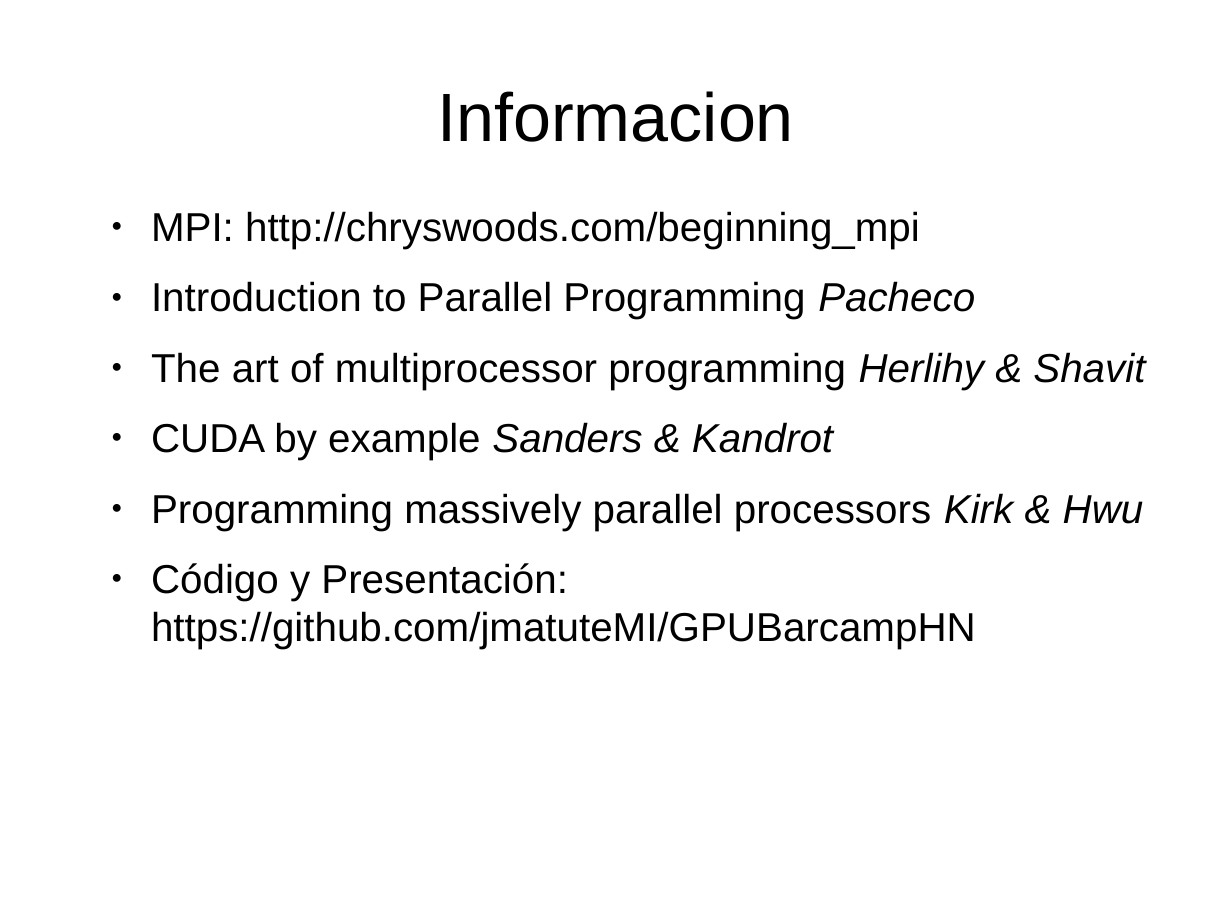
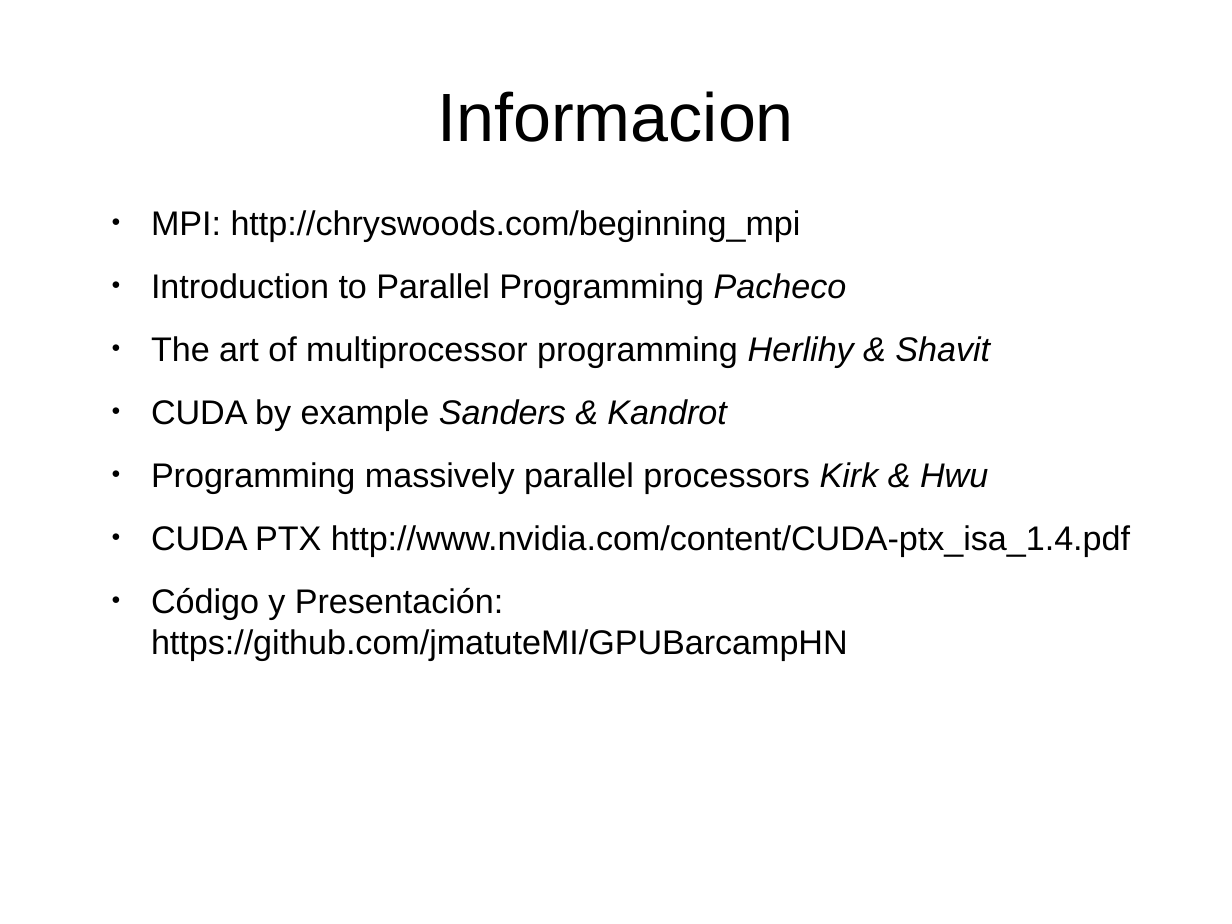
Before and after one commit to jmatuteMI/GPUBarcampHN, a slide deck: slide 14 of pres.odp. Drawn at 1232x924 pixels with LibreOffice and Linux fonts; fonts in the diff are those of the drawing; background and template pictures are left out. Boxes give left, top, right and bottom in pixels: in the first picture for what was removed or moved away, otherwise in the second. Text is boxed around its words. In the diff, an @@ line names an element or a change of style, - is before the commit and + after.

```diff
--- a/pres.odp
+++ b/pres.odp
@@ text at bbox=[151, 210, 990, 660]: size 26 to 22 pt in "MPI: http://chryswoods.com/beginning_mpi", "Introduction to Parallel Programming Pacheco", "The art of multiprocessor programming Herlihy & ...", "CUDA by example Sanders & Kandrot" and 2 more places @@
@@ text at bbox=[151, 525, 1130, 556]: paragraph added @@
+● CUDA PTX http://www.nvidia.com/content/CUDA-ptx_isa_1.4.pdf
```
Also in this commit, not shown: 1 other file.
